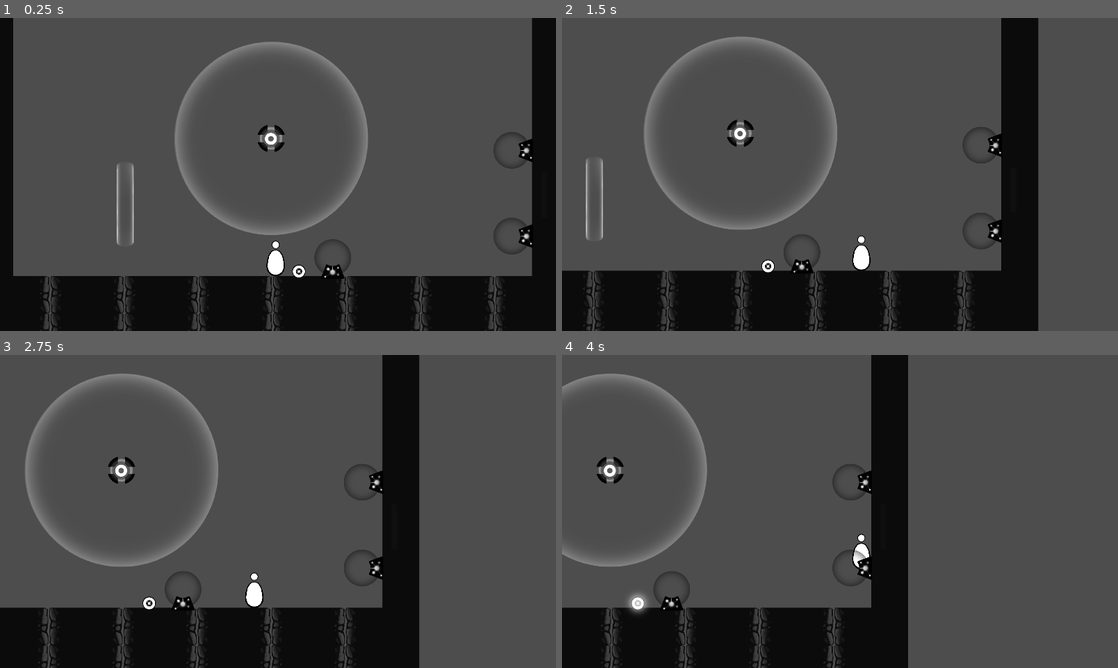
Above: before the commit, frames 1-4 (two rows, left to right).
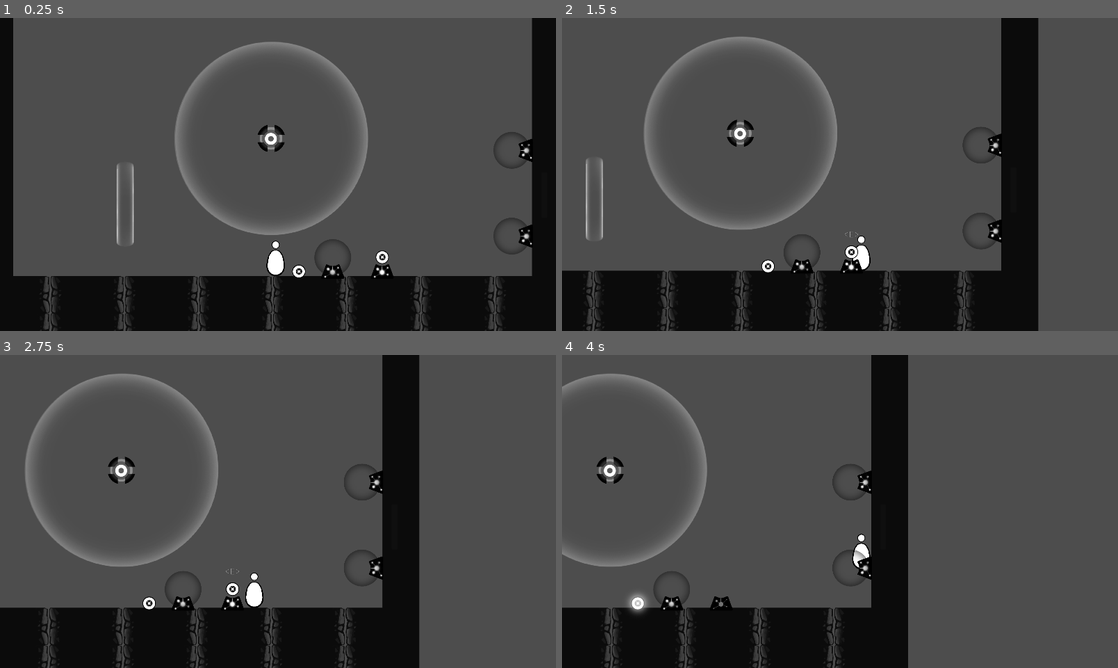
Above: after the commit, the same moments.

Repository: Lukko-Digital/upwell
Game: Godot game, scene res://src/levels/sandbox.tscn
The game is run twice, just before and just after one commit, with the same random seed, the same clock (stepped at 60 frames per second) and the same inputs.
Inputs (mouse positions are in pixels of both pictures, inside the frame that each line leads up to):
- Up to frame 1 (0.25 s): no input
- Up to frame 2 (1.5 s): move the mouse to (962, 158) at 0.52 s; hold E (interact) 0.53-1.28 s; hold D (right) from 0.53 s (still down); click (962, 158) at 0.67 s; tap Space (jump) at 0.77 s; move the mouse to (728, 190) at 1.27 s; tap Shift (orbit) at 1.35 s
- Up to frame 3 (2.75 s): tap Space (jump) at 1.52 s; move the mouse to (333, 442) at 2.02 s; release D (right) at 2.03 s; press the mouse at (333, 442) at 2.03 s; hold A (left) from 2.03 s (still down)
- Up to frame 4 (4 s): move the mouse to (812, 574) at 2.77 s; release A (left) at 2.78 s; release the mouse at (812, 574) at 2.78 s; hold D (right) from 2.78 s (still down); tap E (interact) at 2.85 s; click (812, 574) at 2.92 s; tap Space (jump) at 3.02, 3.77 s; move the mouse to (1006, 558) at 3.52 s; hold Shift (orbit) from 3.53 s (still down)

The runs differ from the first frame. In frame 1, 0.2% of the frame differs, in the area x 66-71%, y 74-84%; in frame 2, 0.2%; in frame 3, 0.2%, in the area x 39-44%, y 68-82%; in frame 4, 0.1%.

Commit message:
add another holder to sandbox

Diff:
--- a/src/levels/sandbox.tscn
+++ b/src/levels/sandbox.tscn
@@ -97,3 +97,7 @@
 [node name="ClickerBody" parent="." node_paths=PackedStringArray("home_holder") instance=ExtResource("9_0e2kt")]
 position = Vector2(181, -41)
 home_holder = NodePath("../ClickerHolder")
+
+[node name="ClickerHolder2" parent="." instance=ExtResource("5_iwbtf")]
+position = Vector2(757, -28)
+is_catcher = false
